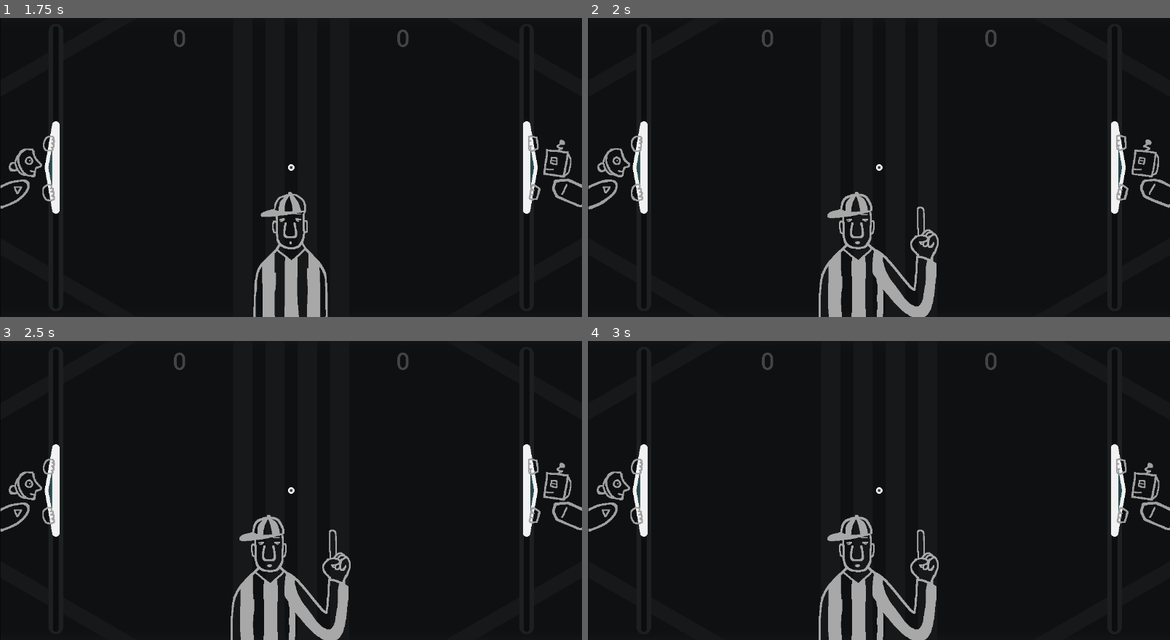
Above: before the commit, frames 1-4 (two rows, left to right).
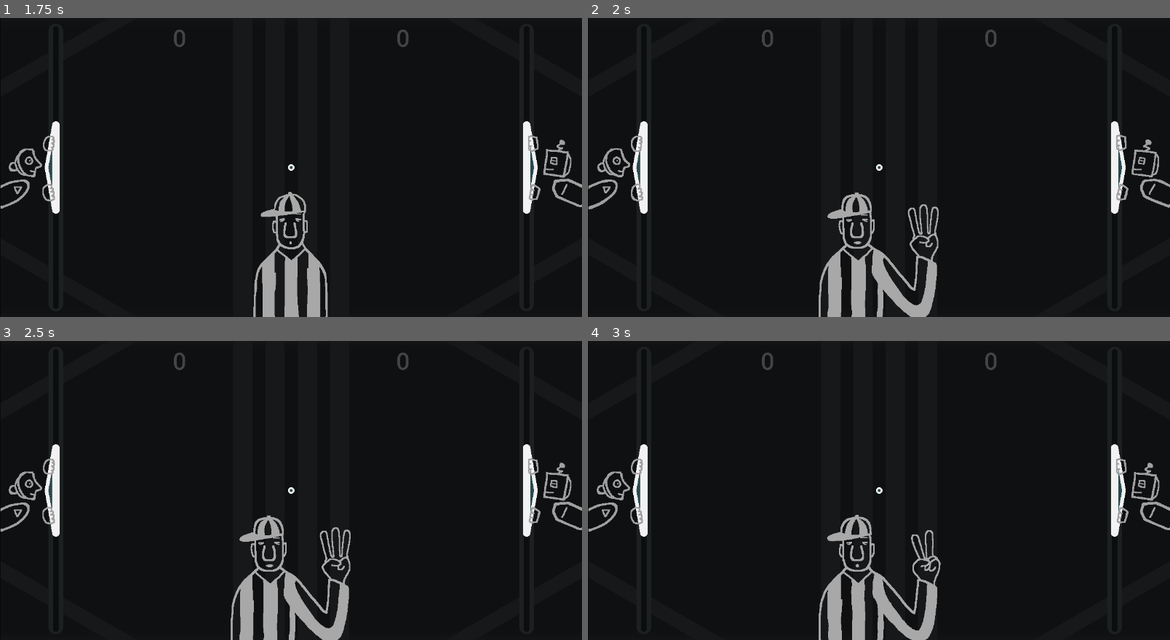
Above: after the commit, the same moments.

Repository: pixerhp/Pixers-Pong
Game: Godot game, scene res://scenes/topscenes/gameplay_topscene.tscn
Same seed, same stepped clock (60 frames per second), same inputs: the game is played once before the commit and once after it.
Inputs (mouse positions are in pixels of both pictures, inside the frame that each line leads up to):
- Up to frame 1 (1.75 s): move the mouse to (419, 152) at 0.52 s; hold D (plr1_bump_right) 0.53-1.28 s; tap Shift (plr1_slow) at 0.6 s; click (419, 152) at 0.67 s; tap Enter at 1.25 s; move the mouse to (174, 182) at 1.27 s; hold S (plr1_down) from 1.28 s (still down); tap Keypad 0 (plr2_slow) at 1.35 s
- Up to frame 2 (2 s): keep holding S (plr1_down)
- Up to frame 3 (2.5 s): move the mouse to (349, 424) at 2.02 s; release S (plr1_down) at 2.03 s; hold D (plr1_bump_right) from 2.03 s (still down); tap Shift (plr1_slow) at 2.1 s
- Up to frame 4 (3 s): move the mouse to (849, 550) at 2.77 s; release D (plr1_bump_right) at 2.78 s; hold W (plr1_up) from 2.78 s (still down); tap Keypad 0 (plr2_slow) at 2.85 s; click (849, 550) at 2.92 s

Frame 1 is identical in both runs. In frame 2, 0.8% of the frame differs, in the area x 39-61%, y 58-100%; in frame 3, 0.8%; in frame 4, 0.8%.

Commit message:
Fix referee countdown

Diff:
--- a/scripts/gameplay_script.gd
+++ b/scripts/gameplay_script.gd
@@ -219,8 +219,8 @@
 	# Referee countdown:
 	const REF_COUNT_START: float = 0.4
 	const REF_COUNT_END: float = 1.0
-	const REF_COUNT_MID1: float = ((REF_COUNT_END - REF_COUNT_START) / 3.0)
-	const REF_COUNT_MID2: float = ((REF_COUNT_END - REF_COUNT_START) / 1.5)
+	const REF_COUNT_MID1: float = REF_COUNT_START + ((REF_COUNT_END - REF_COUNT_START) / 3.0)
+	const REF_COUNT_MID2: float = REF_COUNT_START + ((REF_COUNT_END - REF_COUNT_START) / 1.5)
 	if (playthrough < REF_COUNT_START) or (playthrough > REF_COUNT_END):
 		%Referee.play("idle")
 	elif (playthrough < REF_COUNT_MID1):
